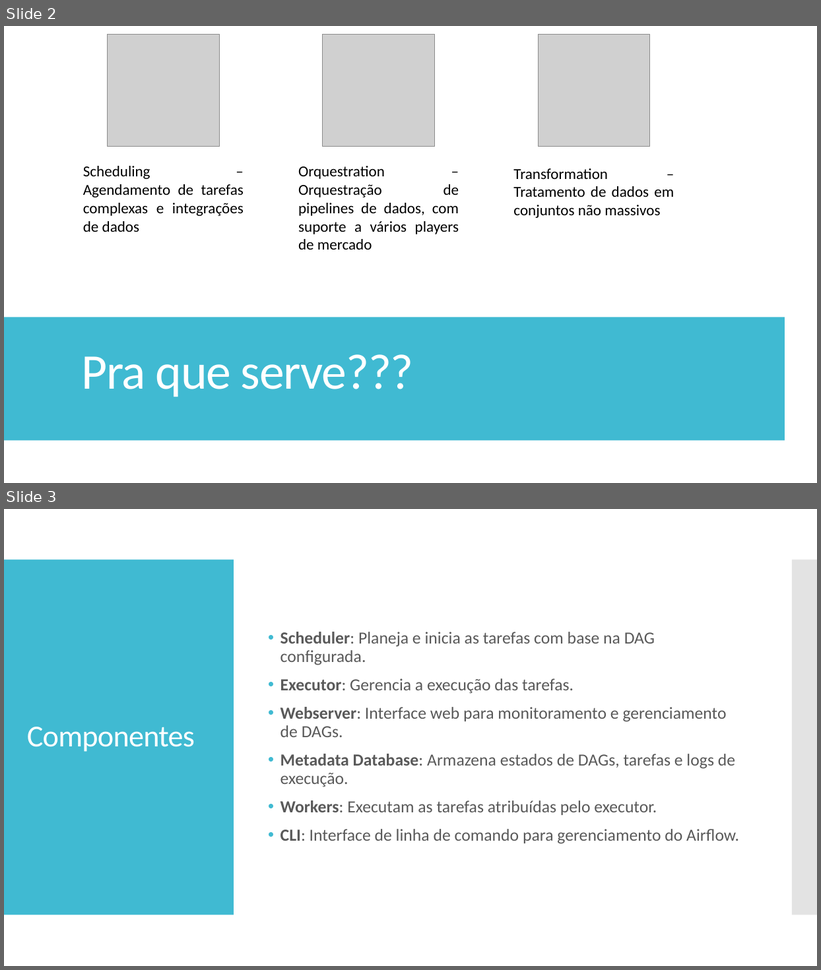
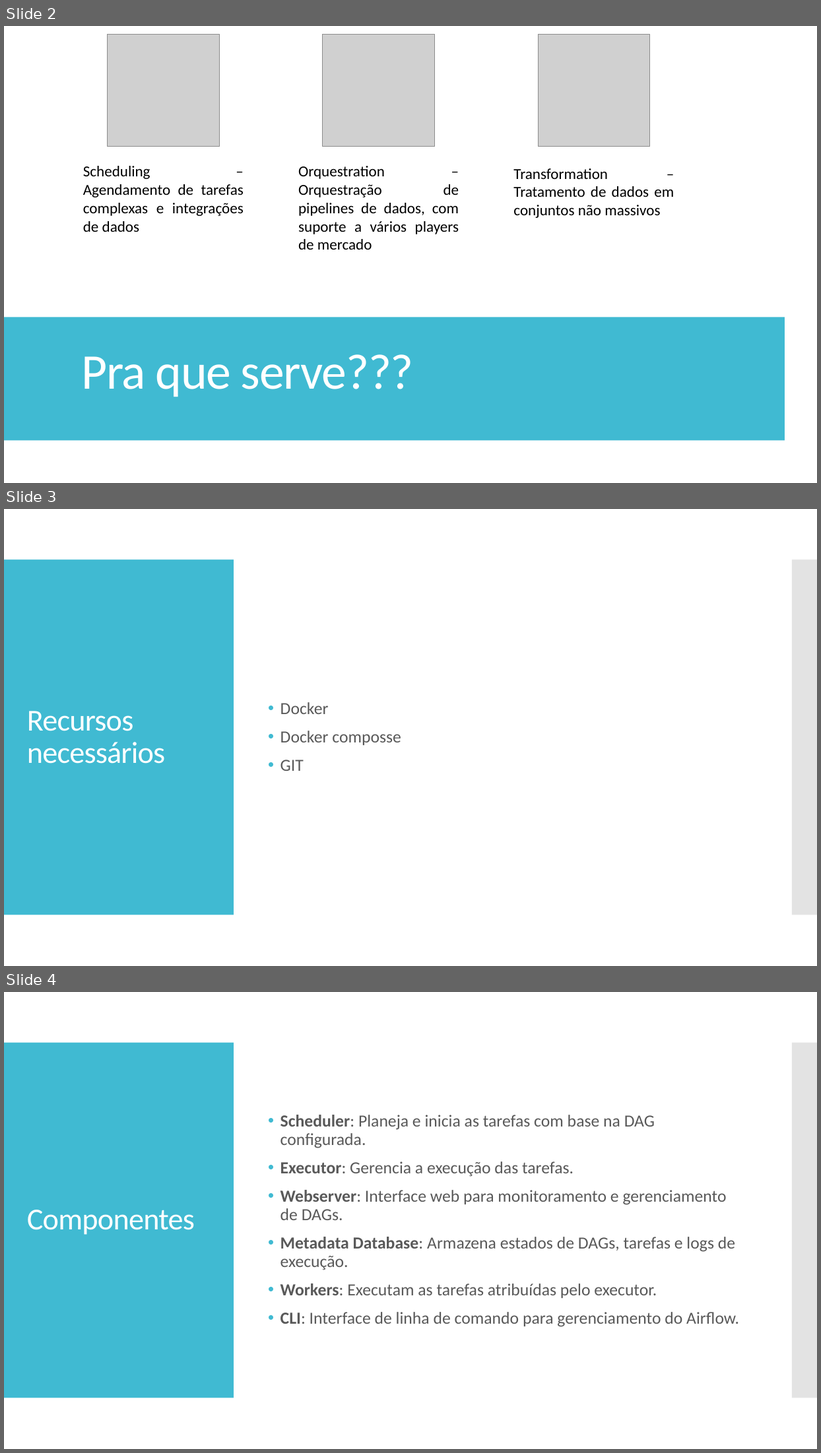
Before and after one commit to lsjleo/airflow-handson, a slide deck: Hands On.pptx. Shown one above the other, each under a label of ours: slides 2 and 3 before the commit, slides 2, 3 and 4 after it. The pictures are 821x970 and 821x1453 pixels, drawn with LibreOffice and Linux fonts; fonts in the diff are those of the drawing; grey boxes stand for pictures. Boxes give left, top, right and bottom in pixels: in the first picture for what was removed or moved away, otherwise in the second. Text is boxed around its words. In the diff, an @@ line names an element or a change of style, - is before the commit and + after.

```diff
--- a/Hands On.pptx
+++ b/Hands On.pptx
@@ slide 3 added at (4, 509, 817, 966), background #FFFFFF; not listed: 2 template elements that a slide beside it also shows @@
@@ text added at (281, 702, 401, 771), 20 pt, text #595959 @@
+• Docker
+• Docker composse
+• GIT
@@ title added at (27, 711, 165, 764), 36 pt, text #FFFFFF @@
+Recursos necessários
@@ what was slide 3 is now slide 4 @@
```
Also in this commit, not shown: 2 other slides added, 21 other files.
